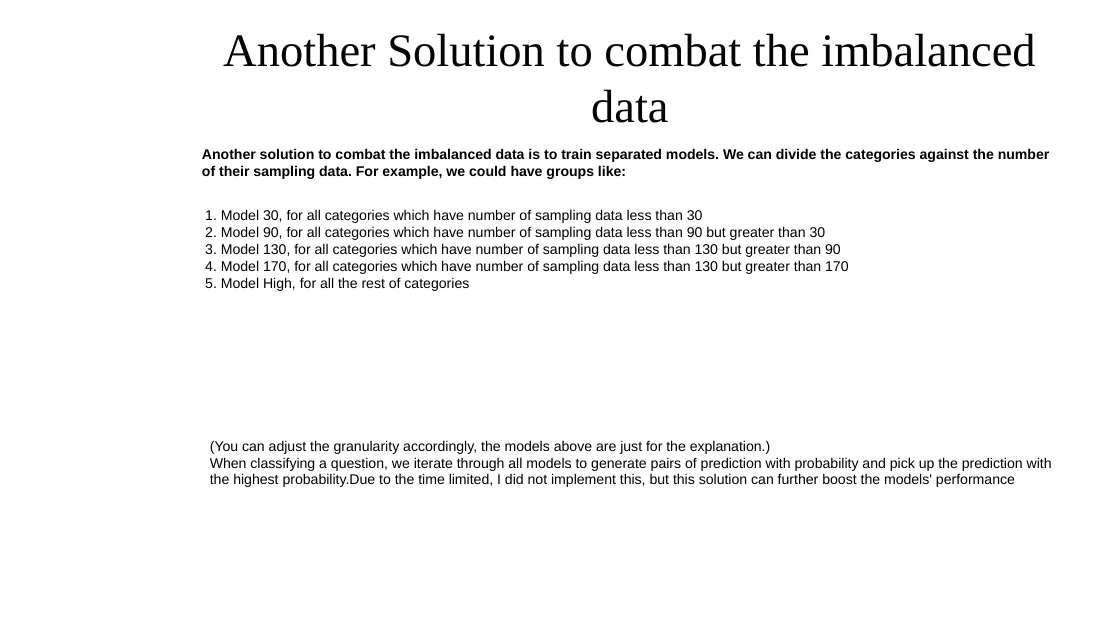
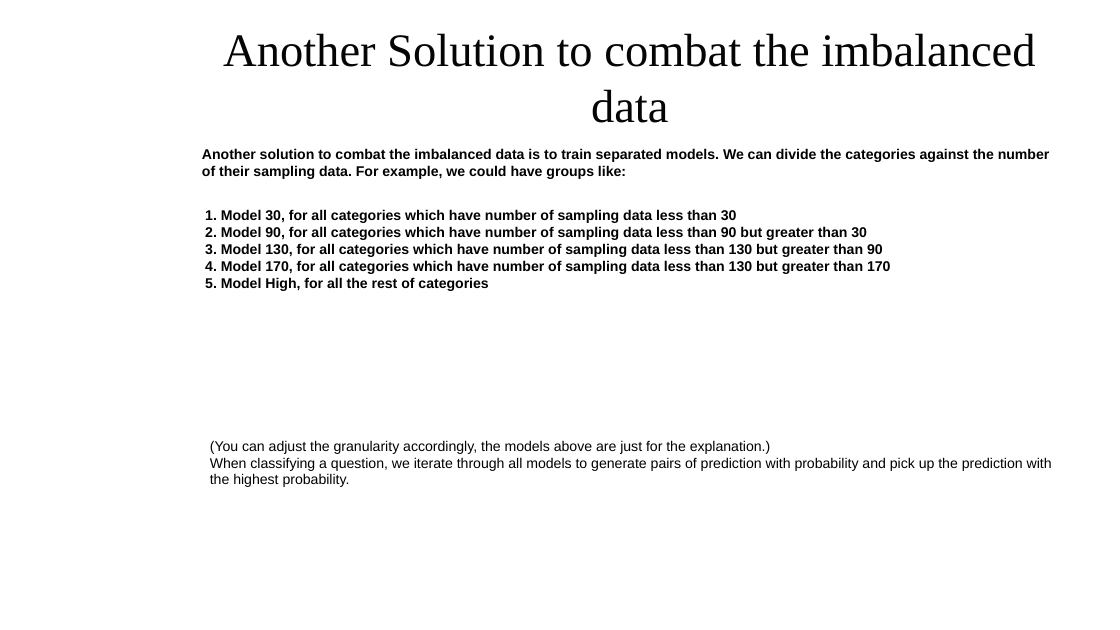
Before and after one commit to franva/covidfaqbot, a slide deck: slide 14 of CovidTextClassifier.pptx. Drawn at 1120x630 pixels with LibreOffice and Linux fonts; fonts in the diff are those of the drawing; background and template pictures are left out. Boxes give left, top, right and bottom in pixels: in the first picture for what was removed or moved away, otherwise in the second. Text is boxed around its words. In the diff, an @@ line names an element or a change of style, - is before the commit and + after.

Commit message:
updated ppt

```diff
--- a/CovidTextClassifier.pptx
+++ b/CovidTextClassifier.pptx
@@ text "1. Model 30, for all ..." at [205, 209, 891, 291]: bold on @@
@@ text at [210, 457, 1052, 487]: text changed @@
-When classifying a question, we iterate through all models to generate pairs of prediction with probability and pick up the prediction with the highest probability.Due to the time limited, I did not implement this, but this solution can further boost the models' performance
+When classifying a question, we iterate through all models to generate pairs of prediction with probability and pick up the prediction with the highest probability.
```
Also in this commit, not shown: 5 other slides changed.
